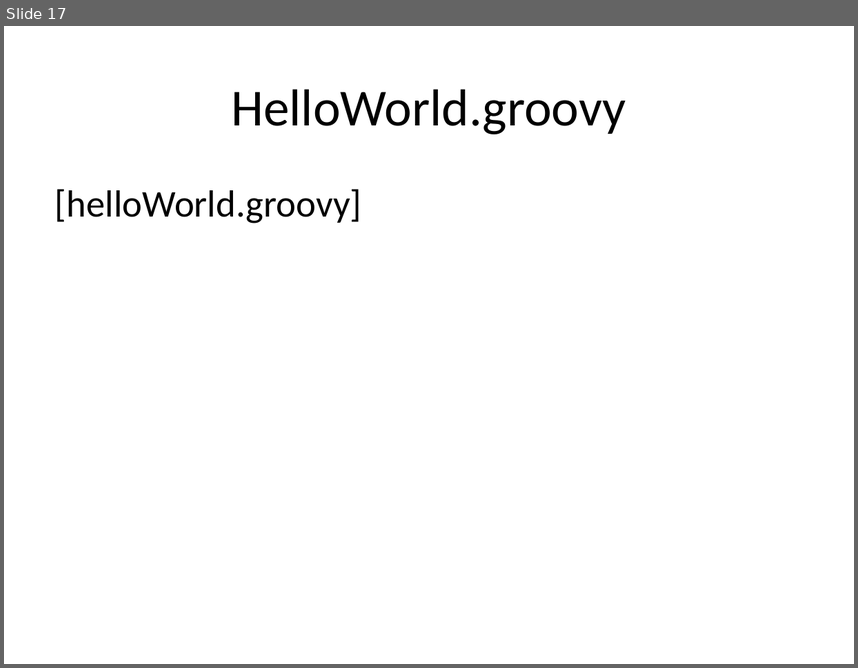
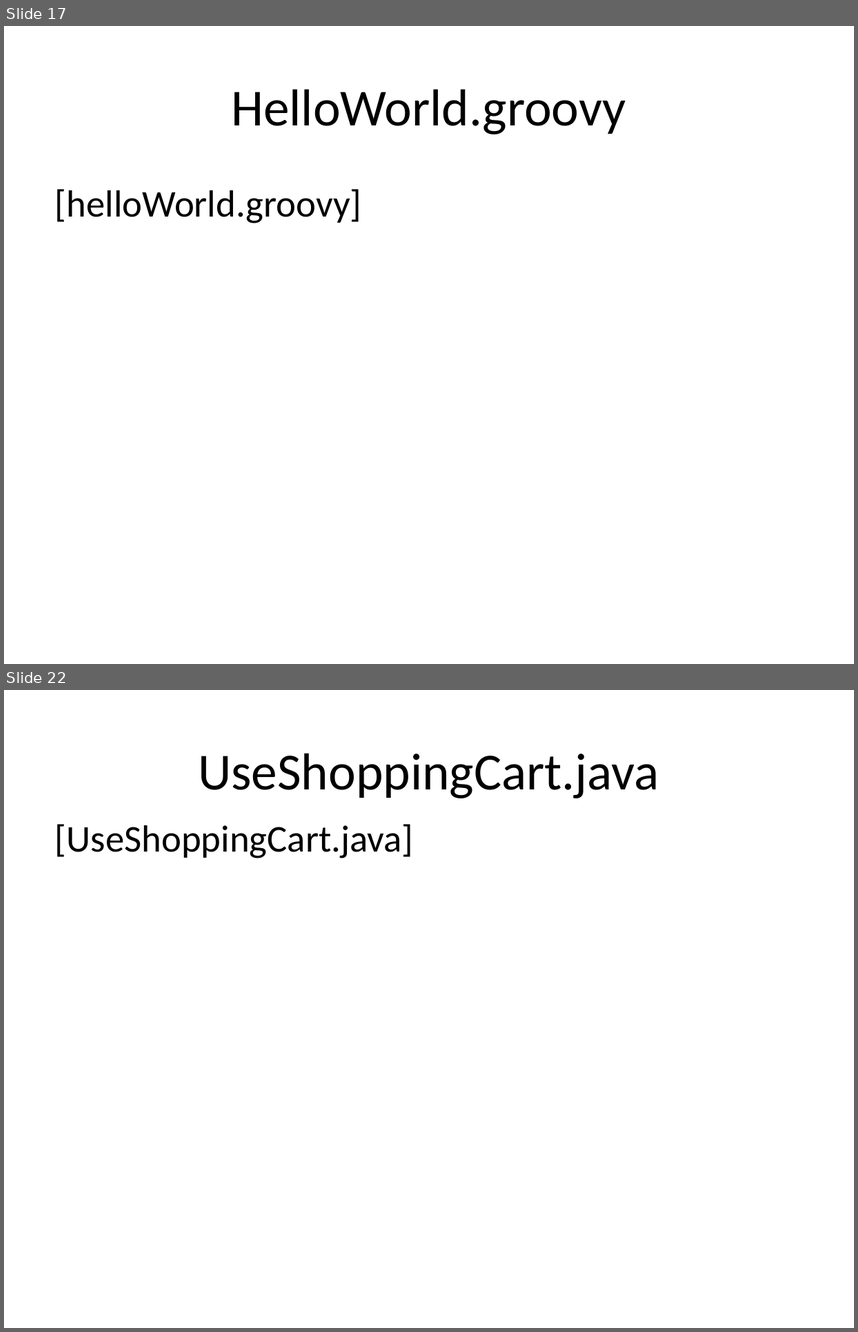
Before and after one commit to me97esn/groovyseminarium, a slide deck: groovyseminarie/dokument/groovyseminarium_source.pptx. Shown one above the other, each under a label of ours: slide 17 before the commit, slides 17 and 22 after it; the slides between them are not shown. The pictures are 858x668 and 858x1332 pixels, drawn with LibreOffice and Linux fonts; fonts in the diff are those of the drawing. Boxes give left, top, right and bottom in pixels: in the first picture for what was removed or moved away, otherwise in the second. Text is boxed around its words. In the diff, an @@ line names an element or a change of style, - is before the commit and + after.

```diff
--- a/groovyseminarie/dokument/groovyseminarium_source.pptx
+++ b/groovyseminarie/dokument/groovyseminarium_source.pptx
@@ slide 22 added at (4, 690, 854, 1328), background #FFFFFF @@
@@ title added at (198, 753, 659, 798), 44 pt, text #000000 @@
+UseShoppingCart.java
@@ text added at (55, 824, 414, 858), 32 pt, text #000000 @@
+[UseShoppingCart.java]
```
Also in this commit, not shown: 4 slides changed, 5 other slides added, 1 other file.
